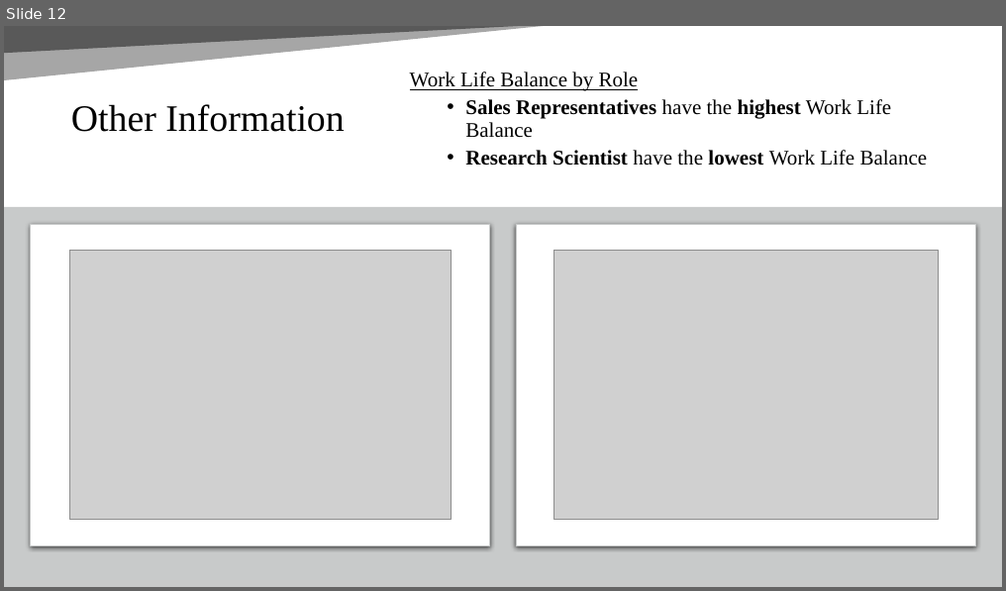
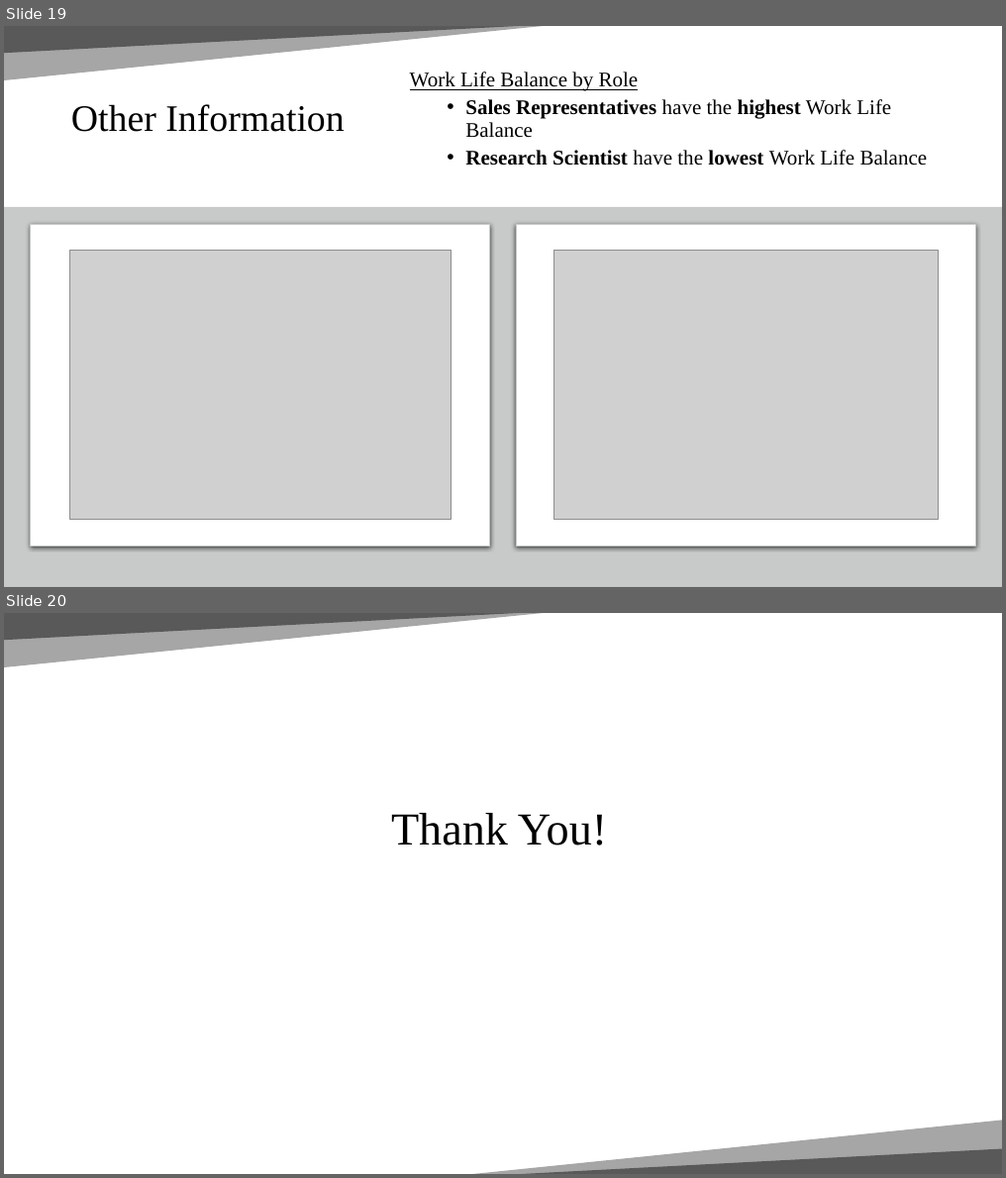
Before and after one commit to Abillelatus/CaseStudy2DDS, a slide deck: CaseStudy2DDS.pptx. Shown one above the other, each under a label of ours: slide 12 before the commit, slides 19 and 20 after it. The pictures are 1006x591 and 1006x1178 pixels, drawn with LibreOffice and Linux fonts; fonts in the diff are those of the drawing; grey boxes stand for pictures. Boxes give left, top, right and bottom in pixels: in the first picture for what was removed or moved away, otherwise in the second. Text is boxed around its words. In the diff, an @@ line names an element or a change of style, - is before the commit and + after.

```diff
--- a/CaseStudy2DDS.pptx
+++ b/CaseStudy2DDS.pptx
@@ slide 20 added at [4,613,1002,1174], background #FFFFFF; not listed: 2 template elements that a slide beside it also shows @@
@@ title added at [391,813,607,846], 44 pt, text #000000 @@
+Thank You!
@@ right triangle added at [463,1121,1002,1174], fill #A6A6A6 @@
@@ right triangle added at [464,1149,1002,1174], fill #595959 @@
@@ what was slide 12 is now slide 19 @@
```
Also in this commit, not shown: 1 slide changed, 7 other slides added.
